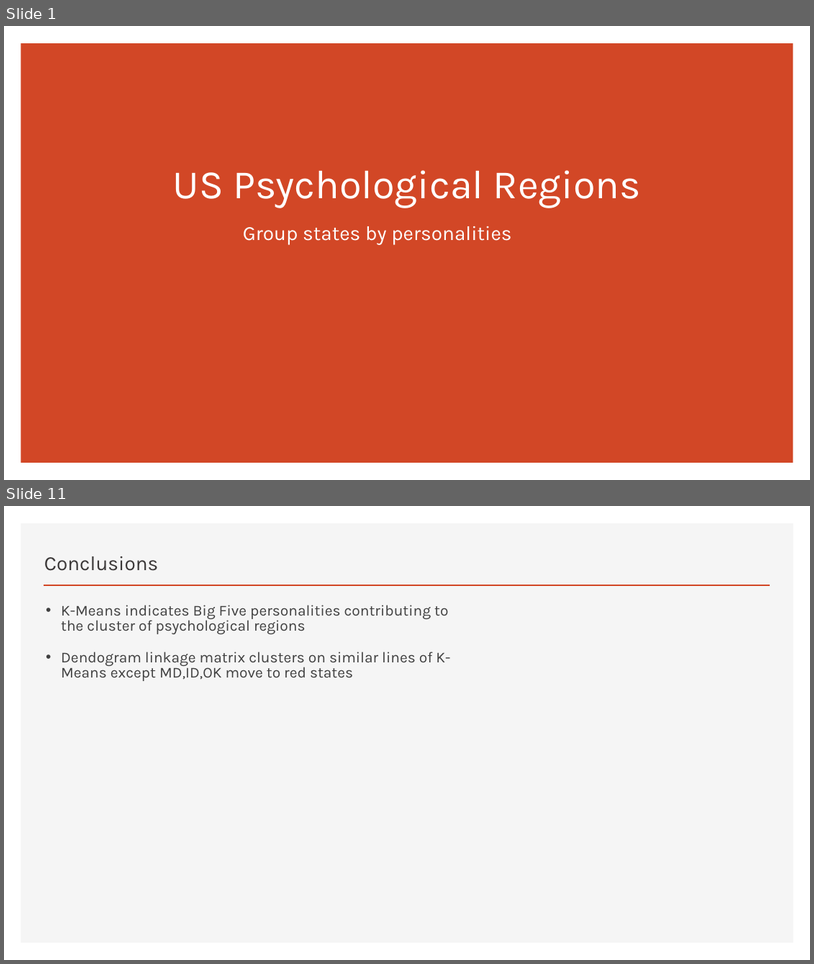
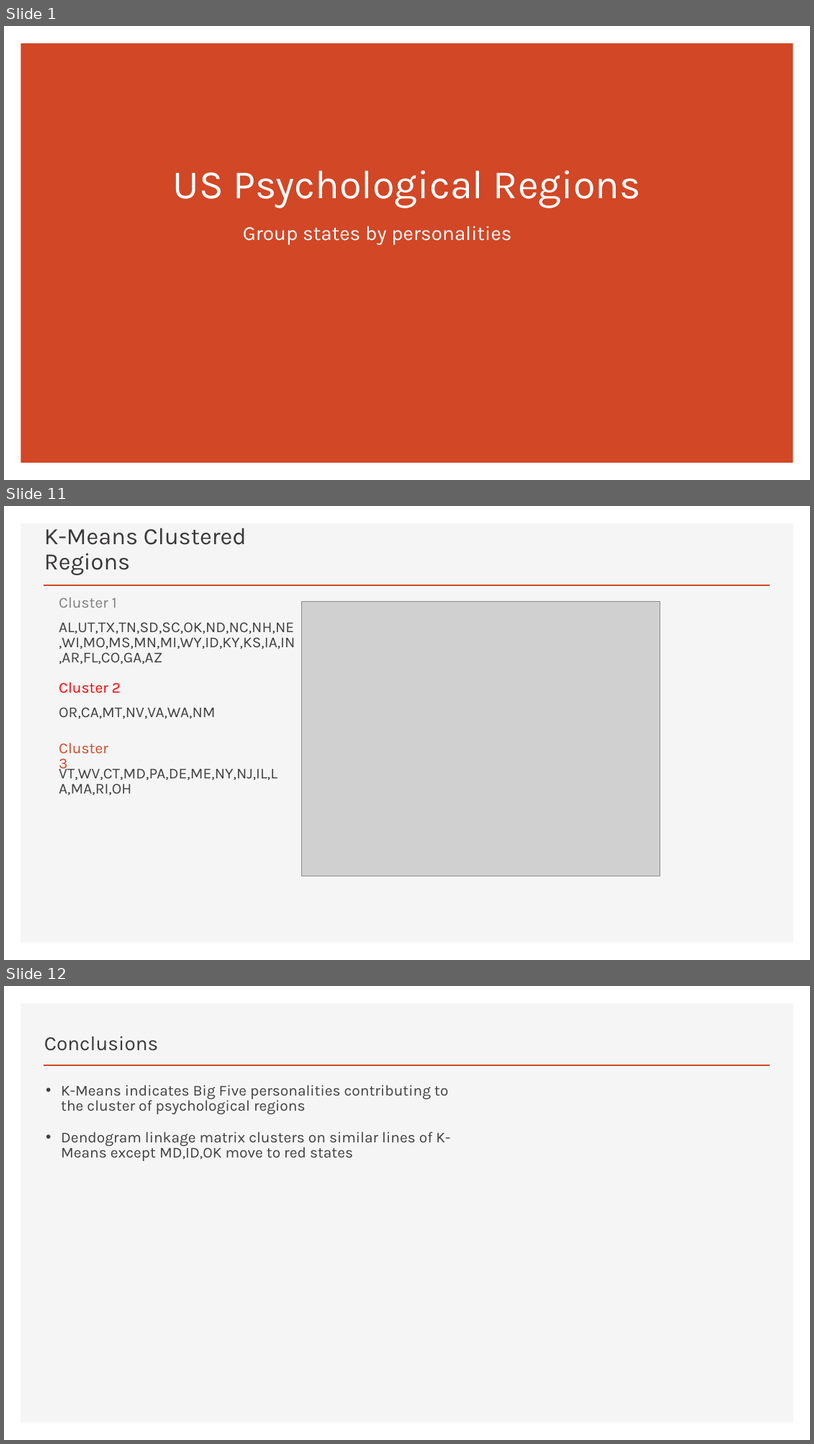
Before and after one commit to damuakula/FinalProject, a slide deck: PyschRegionsUS.pptx. Shown one above the other, each under a label of ours: slides 1 and 11 before the commit, slides 1, 11 and 12 after it; the slides between them are not shown. The pictures are 814x964 and 814x1444 pixels, drawn with LibreOffice and Linux fonts; fonts in the diff are those of the drawing; grey boxes stand for pictures. Boxes give left, top, right and bottom in pixels: in the first picture for what was removed or moved away, otherwise in the second. Text is boxed around its words. In the diff, an @@ line names an element or a change of style, - is before the commit and + after.

```diff
--- a/PyschRegionsUS.pptx
+++ b/PyschRegionsUS.pptx
@@ slide 11 added at (4, 506, 810, 960), background #FFFFFF; not listed: 2 template elements that a slide beside it also shows @@
@@ text added at (44, 528, 247, 575), 28 pt, text #3B3838 @@
+K-Means Clustered Regions
@@ text added at (59, 597, 117, 608), 18 pt, text #808080 @@
+Cluster 1
@@ picture added at (302, 601, 661, 875) @@
@@ text added at (59, 622, 295, 664), 18 pt, text #404040 @@
+AL,UT,TX,TN,SD,SC,OK,ND,NC,NH,NE,WI,MO,MS,MN,MI,WY,ID,KY,KS,IA,IN,AR,FL,CO,GA,AZ
@@ text added at (59, 682, 121, 693), 18 pt, text #FF0000 @@
+Cluster 2
@@ text added at (59, 707, 216, 718), 18 pt, text #404040 @@
+OR,CA,MT,NV,VA,WA,NM
@@ text added at (59, 742, 108, 772), 18 pt, text #D24726 @@
+Cluster 3
@@ text added at (59, 764, 278, 795), 18 pt, text #404040 @@
+VT,WV,CT,MD,PA,DE,ME,NY,NJ,IL,LA,MA,RI,OH
@@ what was slide 11 is now slide 12 @@
```
Also in this commit, not shown: 9 slides changed, 2 other files.
